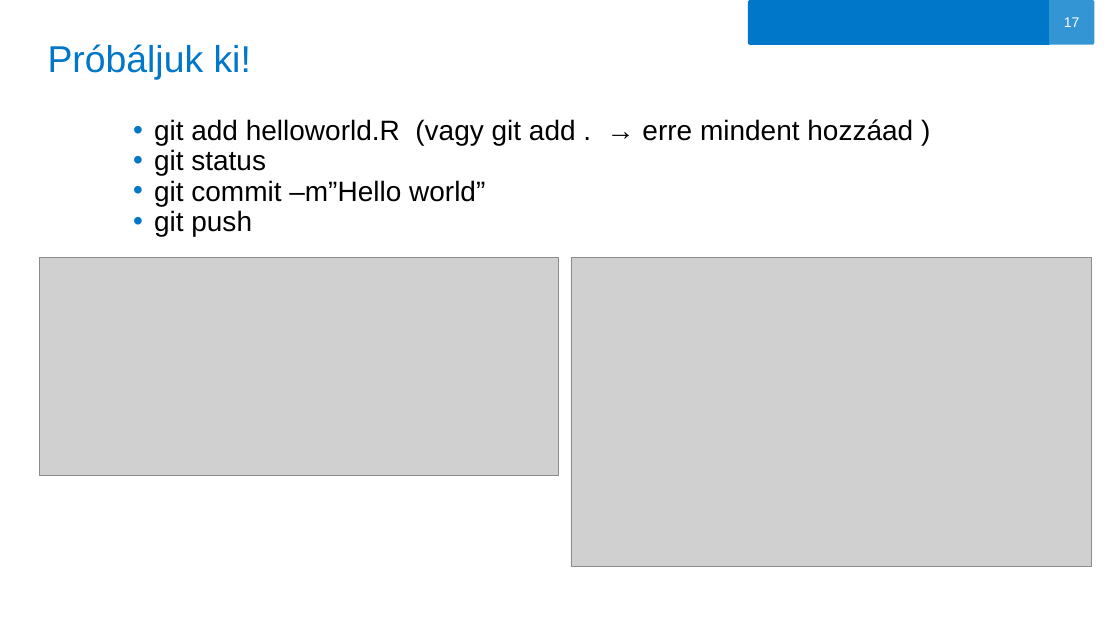
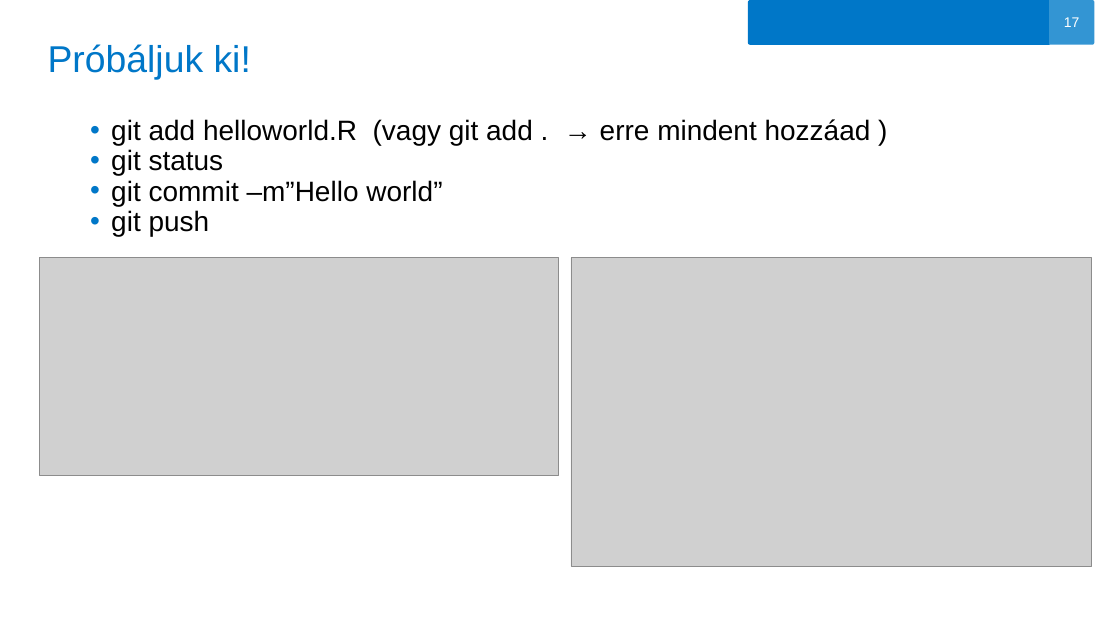
Before and after one commit to oerika1988/aegon-git-tutorial, a slide deck: slide 17 of GIT.pptx. Drawn at 1120x630 pixels with LibreOffice and Linux fonts; fonts in the diff are those of the drawing; grey boxes stand for pictures; background and template pictures are left out. Boxes give left, top, right and bottom in pixels: in the first picture for what was removed or moved away, otherwise in the second. Text is boxed around its words. In the diff, an @@ line names an element or a change of style, - is before the commit and + after.

```diff
--- a/GIT.pptx
+++ b/GIT.pptx
@@ text "git add helloworld.R (vagy git ...": place and size @@
-text "git add helloworld.R (vagy git ..." at (154,119,913,236)
+text "git add helloworld.R (vagy git ..." at (111,119,871,236)
```
Also in this commit, not shown: 1 other slide changed.
